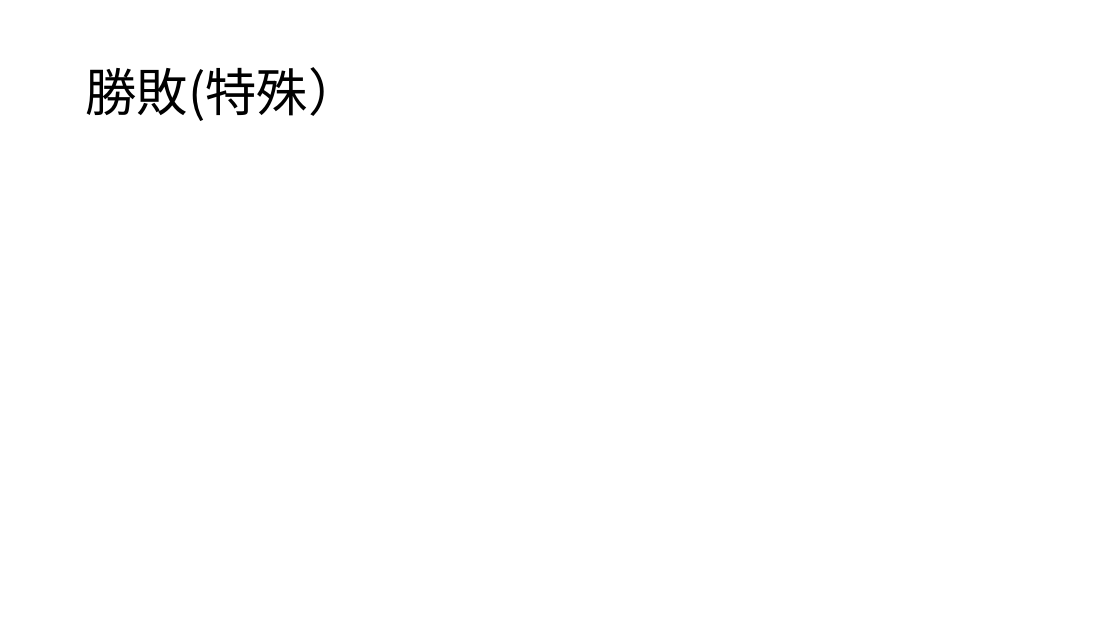
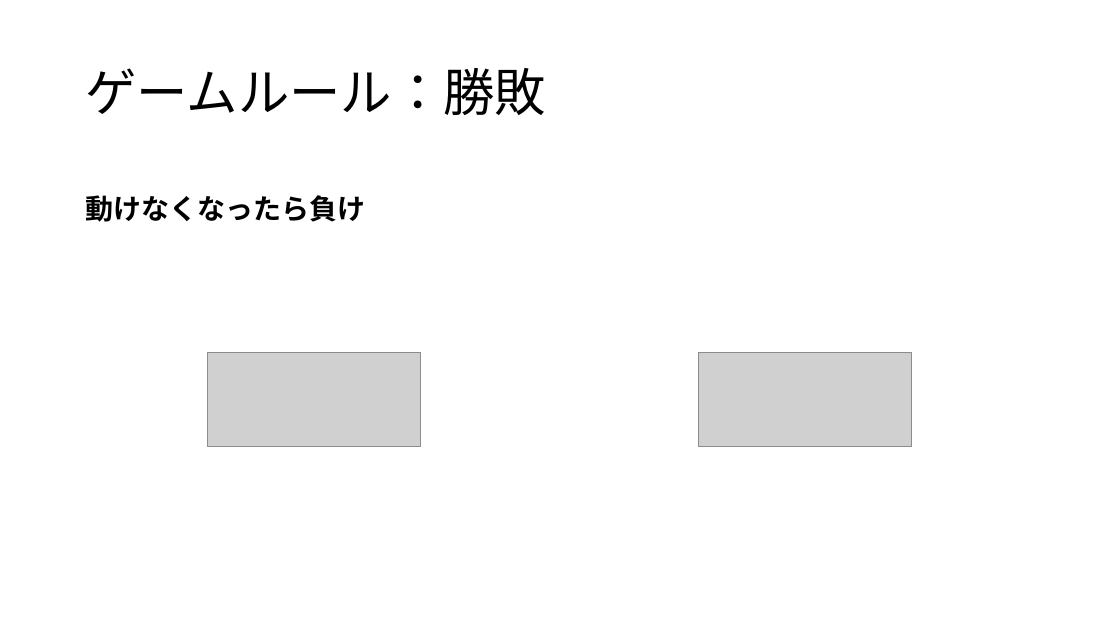
Before and after one commit to HikigayaHomaru/MyPortfolio, a slide deck: slide 5 of ヘクサチェス.pptx. Drawn at 1120x630 pixels with LibreOffice and Linux fonts; fonts in the diff are those of the drawing; grey boxes stand for pictures. Boxes give left, top, right and bottom in pixels: in the first picture for what was removed or moved away, otherwise in the second. Text is boxed around its words. In the diff, an @@ line names an element or a change of style, - is before the commit and + after.

```diff
--- a/ヘクサチェス.pptx
+++ b/ヘクサチェス.pptx
@@ title at <box>86,68,546,115</box>: text changed @@
-勝敗(特殊）
+ゲームルール：勝敗
@@ text added at <box>86,195,366,222</box>, 24 pt, text #000000, bold @@
+動けなくなったら負け
@@ picture added at <box>208,352,421,446</box> @@
@@ picture added at <box>698,352,912,446</box> @@
```
Also in this commit, not shown: 2 other slides changed, 1 slide added, 1 slide removed, 4 other files.
